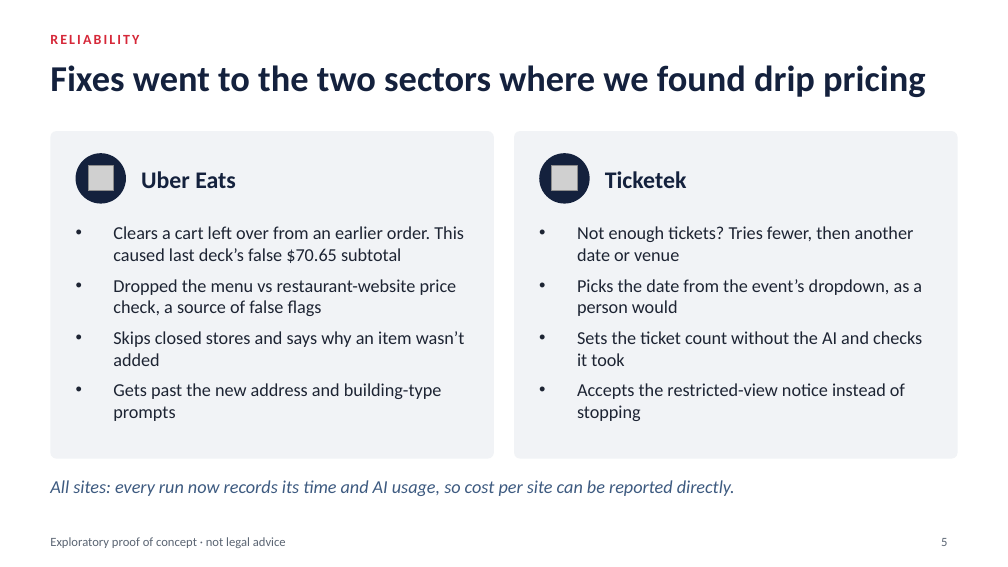
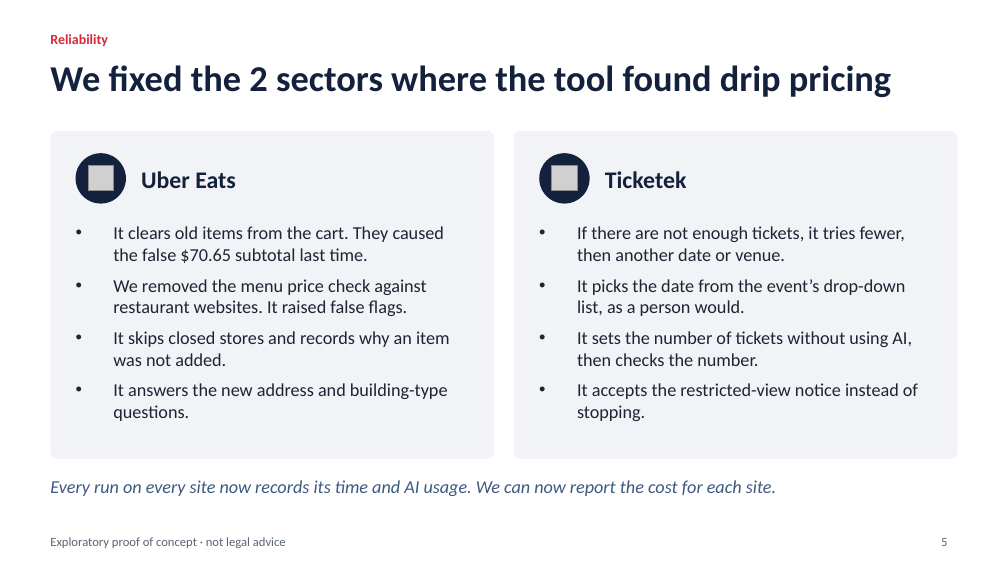
Before and after one commit to roflov2/browser-automation, a slide deck: slide 5 of docs/Drip_Pricing_PoC_update_2026-11-24.pptx. Drawn at 1008x567 pixels with LibreOffice and Linux fonts; fonts in the diff are those of the drawing; grey boxes stand for pictures. Boxes give left, top, right and bottom in pixels: in the first picture for what was removed or moved away, otherwise in the second. Text is boxed around its words. In the diff, an @@ line names an element or a change of style, - is before the commit and + after.

```diff
--- a/docs/Drip_Pricing_PoC_update_2026-11-24.pptx
+++ b/docs/Drip_Pricing_PoC_update_2026-11-24.pptx
@@ text at box(50, 34, 108, 47): text changed @@
-RELIABILITY
+Reliability
@@ title at box(50, 65, 891, 97): text changed @@
-Fixes went to the two sectors where we found drip pricing
+We fixed the 2 sectors where the tool found drip pricing
@@ text at box(113, 226, 450, 421): text changed @@
-• Clears a cart left over from an earlier order. This caused last deck’s false $70.65 subtotal
-• Dropped the menu vs restaurant-website price check, a source of false flags
-• Skips closed stores and says why an item wasn’t added
-• Gets past the new address and building-type prompts
+• It clears old items from the cart. They caused the false $70.65 subtotal last time.
+• We removed the menu price check against restaurant websites. It raised false flags.
+• It skips closed stores and records why an item was not added.
+• It answers the new address and building-type questions.
@@ text at box(577, 226, 918, 421): text changed @@
-• Not enough tickets? Tries fewer, then another date or venue
-• Picks the date from the event’s dropdown, as a person would
-• Sets the ticket count without the AI and checks it took
-• Accepts the restricted-view notice instead of stopping
+• If there are not enough tickets, it tries fewer, then another date or venue.
+• It picks the date from the event’s drop-down list, as a person would.
+• It sets the number of tickets without using AI, then checks the number.
+• It accepts the restricted-view notice instead of stopping.
@@ text at box(50, 480, 776, 496): text changed @@
-All sites: every run now records its time and AI usage, so cost per site can be reported directly.
+Every run on every site now records its time and AI usage. We can now report the cost for each site.
```
Also in this commit, not shown: 7 other slides changed.
